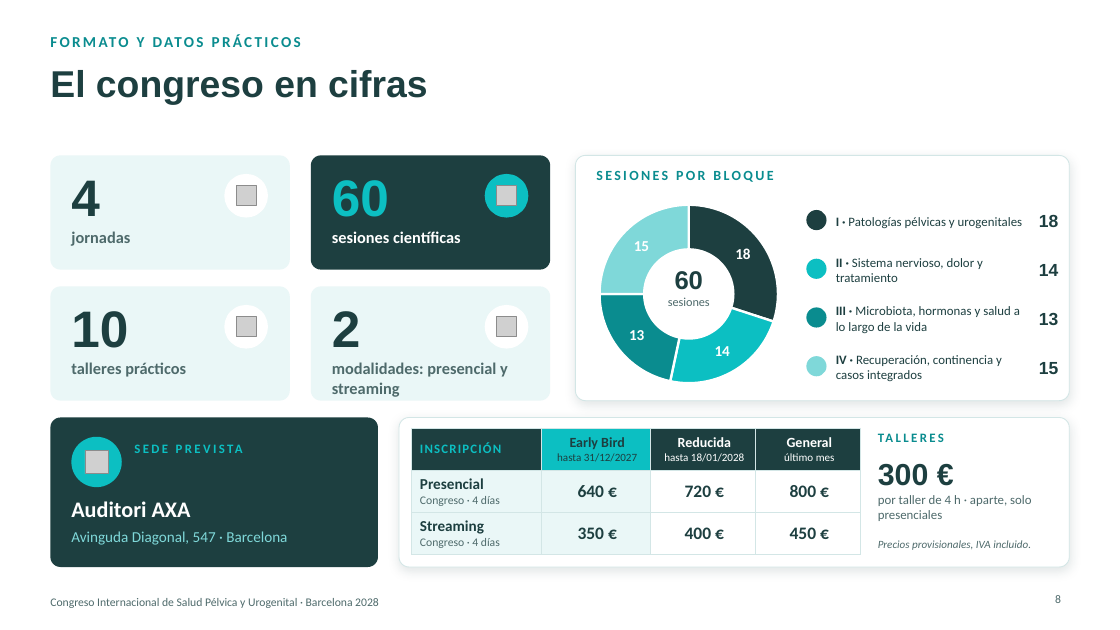
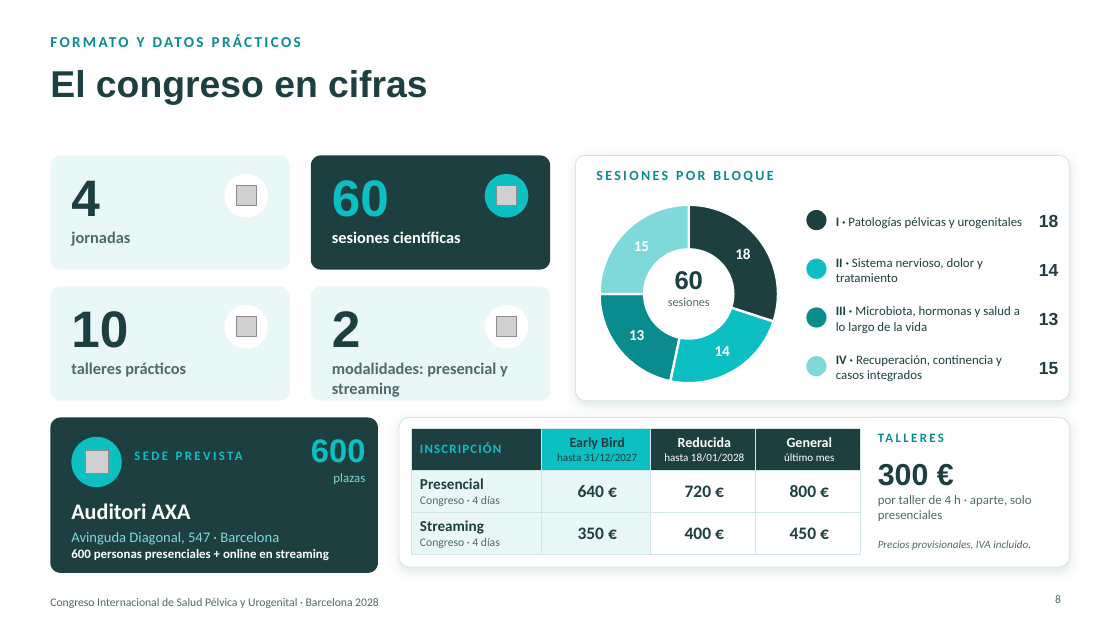
Before and after one commit to walam-bcn/formacion-olivier-bazin, a slide deck: slide 8 of Presentacion_ACU_Congreso_Barcelona_2028.pptx. Drawn at 1120x630 pixels with LibreOffice and Linux fonts; fonts in the diff are those of the drawing; grey boxes stand for pictures; background and template pictures are left out. Boxes give left, top, right and bottom in pixels: in the first picture for what was removed or moved away, otherwise in the second. Text is boxed around its words. In the diff, an @@ line names an element or a change of style, - is before the commit and + after.

```diff
--- a/Presentacion_ACU_Congreso_Barcelona_2028.pptx
+++ b/Presentacion_ACU_Congreso_Barcelona_2028.pptx
@@ rounded rectangle: place and size @@
-rounded rectangle at (50, 418, 378, 567)
+rounded rectangle at (50, 418, 378, 573)
@@ rounded rectangle at (50, 418, 378, 573): proportions changed @@
@@ text "SEDE PREVISTA" rewrapped from (134, 441, 370, 466) to (134, 448, 260, 473) @@
@@ text added at (311, 439, 365, 484), 11 pt, text #7FD8D9 @@
+600
+plazas
@@ text "Avinguda Diagonal, 547 · Barcelona" at (71, 532, 279, 545): size 13 to 12.5 pt @@
@@ text added at (71, 549, 329, 560), 11 pt, text #FFFFFF, bold @@
+600 personas presenciales + online en streaming
```
